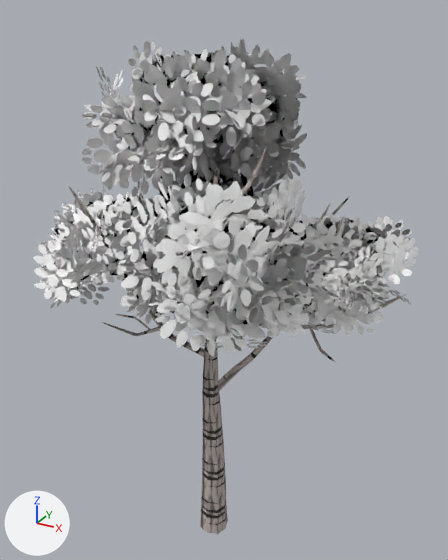
The glTF model public/models/qtrees/BirchTree_5.glb: old version first, new version second.
Both versions are drawn from a 50 mm camera at (2.83, -4.9, 5.64) aimed at (0.05, 0.16, 3.12). The lights are fixed; the arrows at lower left show +X, +Y and +Z. The older version comes first. Where no turn or scale is listed for an object, it has been applied to the vertices.

The first picture shows 'BirchTree_5'.
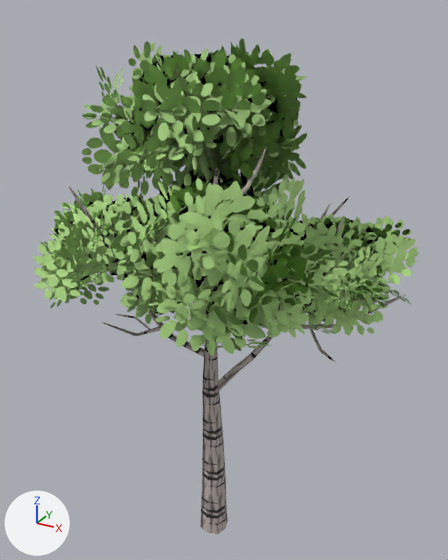
Scene script edits in JSON lines:
```json
{"op": "add", "block": "mat_birchtree_leaves", "code": "n5 = _N.new('ShaderNodeMix'); n5.name = 'Mix'"}
{"op": "add", "block": "mat_birchtree_leaves", "code": "n5.data_type = 'RGBA'"}
{"op": "add", "block": "mat_birchtree_leaves", "code": "n5.blend_type = 'MULTIPLY'"}
{"op": "add", "block": "mat_birchtree_leaves", "code": "n5.inputs[0].default_value = 1.0  # 'Factor'"}
{"op": "add", "block": "mat_birchtree_leaves", "code": "n5.inputs[7].default_value = (0.45, 0.72, 0.25, 1.0)  # 'B', green #b3dd89"}
{"block": "mat_birchtree_leaves", "where": "n4 = _N.new('ShaderNodeTexImage'); n4.name = 'Image Texture'"}
{"block": "mat_birchtree_leaves", "where": "n0 = _N.new('ShaderNodeBsdfPrincipled'); n0.name = 'Principled BSDF'"}
{"op": "remove", "block": "mat_birchtree_leaves", "code": "_L.new(n4.outputs[0], n0.inputs[0])  # 'Color' to 'Base Color'"}
{"op": "add", "block": "mat_birchtree_leaves", "code": "_L.new(n5.outputs[2], n0.inputs[0])  # 'Result' to 'Base Color'"}
{"op": "add", "block": "mat_birchtree_leaves", "code": "_L.new(n4.outputs[0], n5.inputs[6])  # 'Color' to 'A'"}
```

Where the change shows, as pixel boxes (x1, y1, x2, y2) in the pictures (448 x 560 px):
```json
{"object": "BirchTree_5", "change": "recoloured", "before": [33, 38, 419, 359], "after": [33, 38, 419, 359], "on screen": "grey to green"}
```
